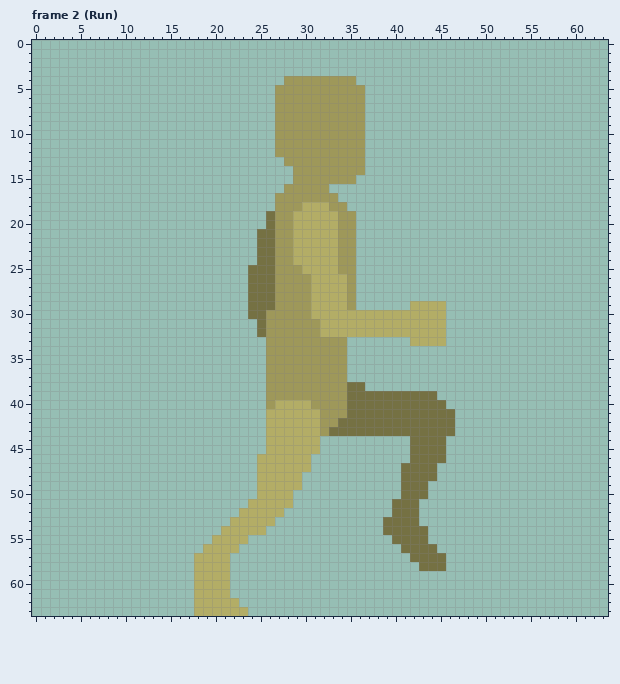
A pixel-art file gets an edit: Workfiles/newCharacter.aseprite. Above is the file before it was changed.
64x64 pixels, 13 frames. Colours within 5 levels of each other are drawn and written as one. Shown: frame 2 (Run). The commit also changed other frames, which this record leaves out.
After:
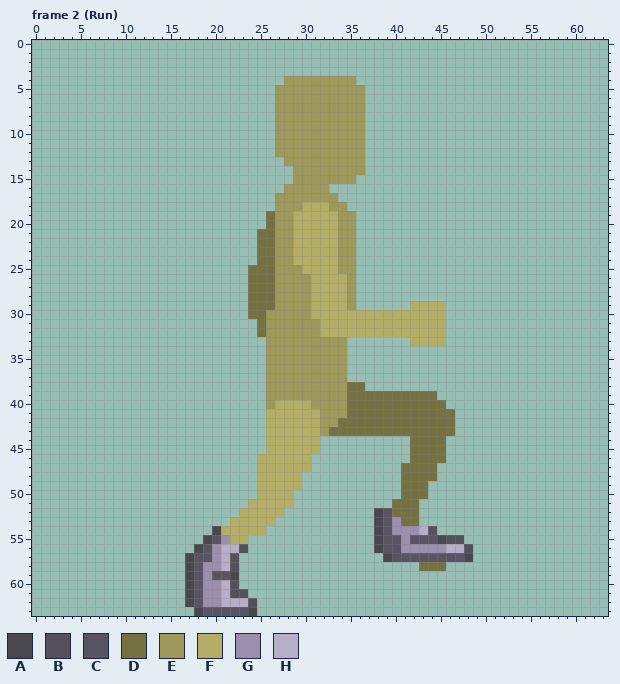
Palette (. is transparent): A #4a484f  B #54515c  C #595463  D #757143  E #9e985a  F #b3ad66  G #9a90ad  H #b7afc7
Edits made:
{"change": "layer \"shoes\" added"}
{"where": "frame 2 (Run), layer \"shoes\""}
{"frame":2,"y":52,"x":38,"old":"..","new":"AC"}
{"frame":2,"y":53,"x":38,"old":".DD","new":"ACG"}
{"frame":2,"y":54,"x":20,"old":".","new":"A"}
{"frame":2,"y":54,"x":38,"old":".DDDDD.","new":"ACGGGHB"}
{"frame":2,"y":55,"x":19,"old":".FF","new":"ACG"}
{"frame":2,"y":55,"x":38,"old":"..DDDD....","new":"ACCGCCCABB"}
{"frame":2,"y":56,"x":18,"old":".FFFF.","new":"ACGHHB"}
{"frame":2,"y":56,"x":38,"old":"...DDDD....","new":"ACCGGGGGHHB"}
{"frame":2,"y":57,"x":17,"old":".FFFF.","new":"ACCGHB"}
{"frame":2,"y":57,"x":39,"old":"...DDDD...","new":"ACCCCCCCCA"}
{"frame":2,"y":58,"x":17,"old":".FFFF.","new":"ACGGHB"}
{"frame":2,"y":59,"x":17,"old":".FFFF.","new":"ACGCCA"}
{"frame":2,"y":60,"x":17,"old":".FFFF.","new":"ACGGHB"}
{"frame":2,"y":61,"x":17,"old":".FFFF..","new":"ACGGHBB"}
{"frame":2,"y":62,"x":17,"old":".FFFFF..","new":"ACGGHHHB"}
{"frame":2,"y":63,"x":18,"old":"FFFFFF.","new":"ACCCCCA"}
{"label":"changed","picture_box":[374,508,473,562]}
{"label":"changed","picture_box":[185,526,257,616]}
